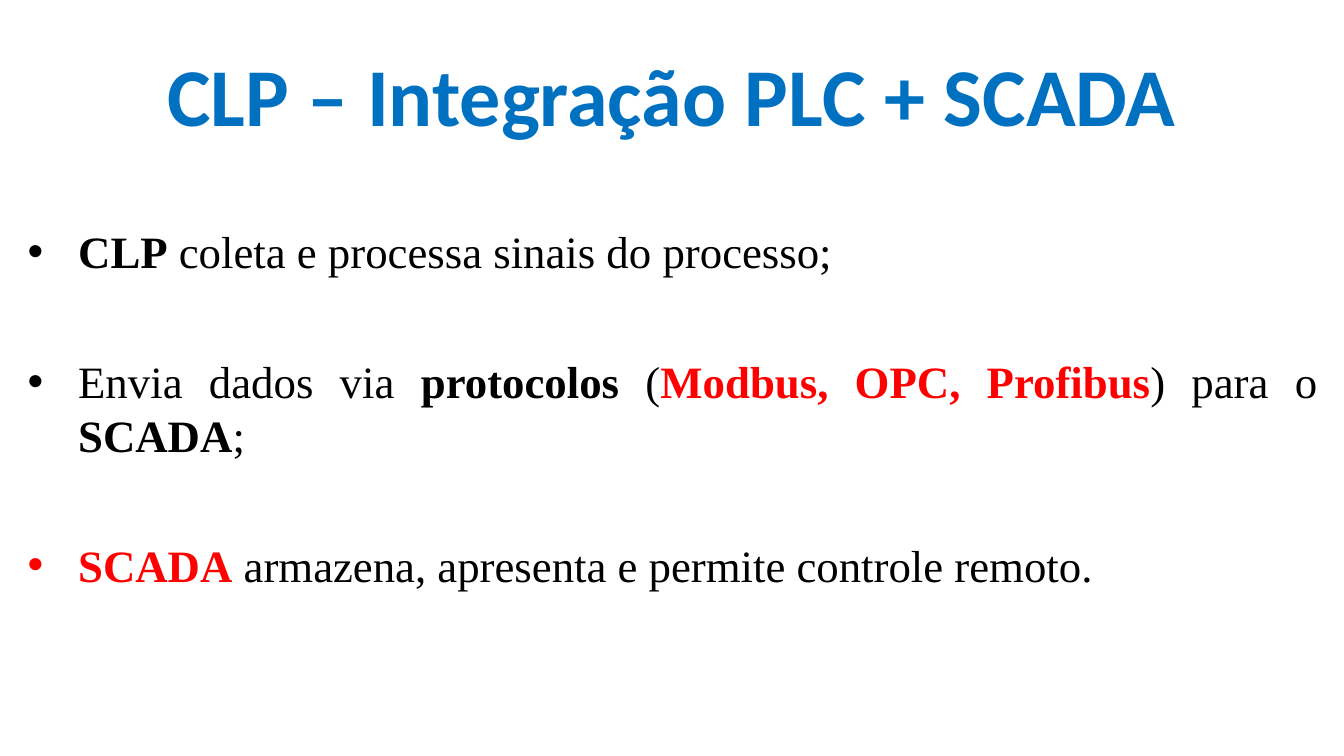
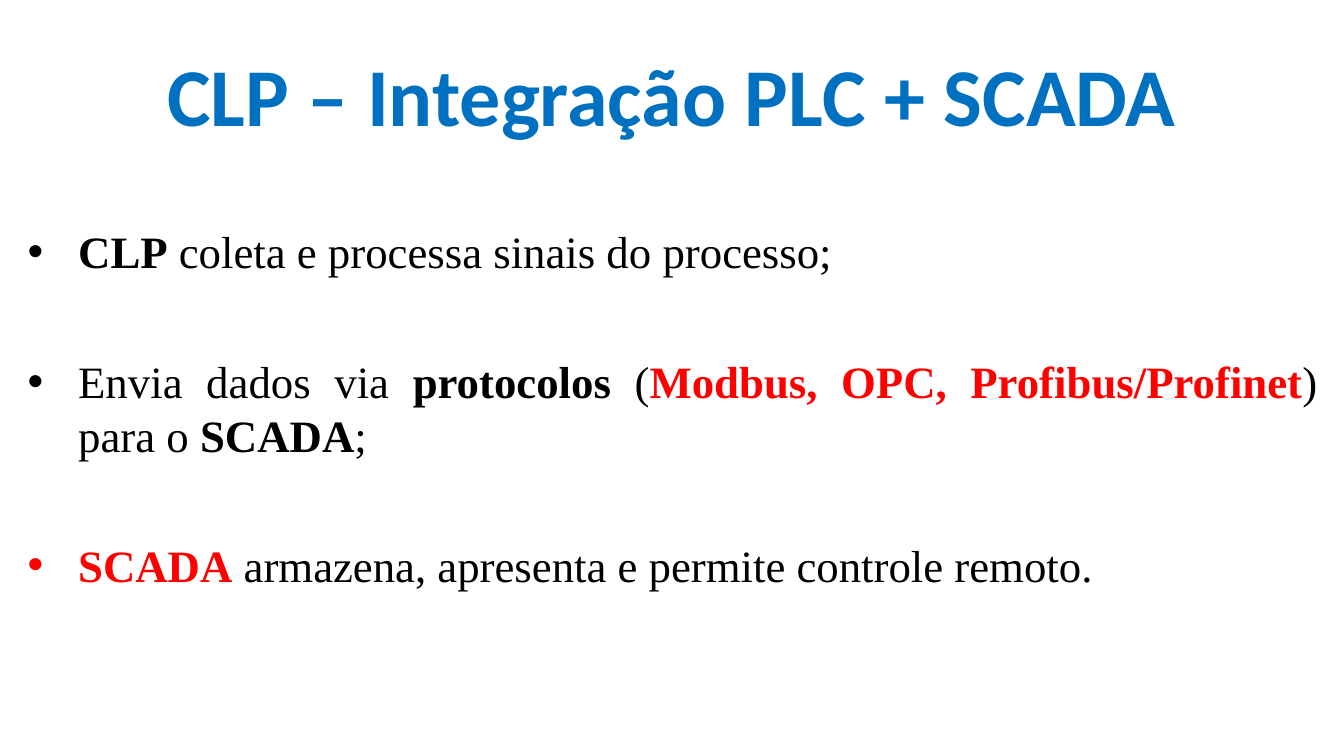
Before and after one commit to CloudEducationBrazil/WydenUniRuyControladoresLogicosProgCLP, a slide deck: slide 5 of 01 Classes/Aula9 - CLP - Arquitetura de Sistemas SCADA.pptx. Drawn at 1344x756 pixels with LibreOffice and Linux fonts; fonts in the diff are those of the drawing; background and template pictures are left out. Boxes give left, top, right and bottom in pixels: in the first picture for what was removed or moved away, otherwise in the second. Text is boxed around its words. In the diff, an @@ line names an element or a change of style, - is before the commit and + after.

Commit message:
PLC protocolos e Supervisórios 22Mai2025

```diff
--- a/01 Classes/Aula9 - CLP - Arquitetura de Sistemas SCADA.pptx
+++ b/01 Classes/Aula9 - CLP - Arquitetura de Sistemas SCADA.pptx
@@ text at <box>78,366,1317,461</box>: text changed @@
-• Envia dados via protocolos (Modbus, OPC, Profibus) para o SCADA;
+• Envia dados via protocolos (Modbus, OPC, Profibus/Profinet) para o SCADA;
```
Also in this commit, not shown: 3 other slides changed, 3 other files.
